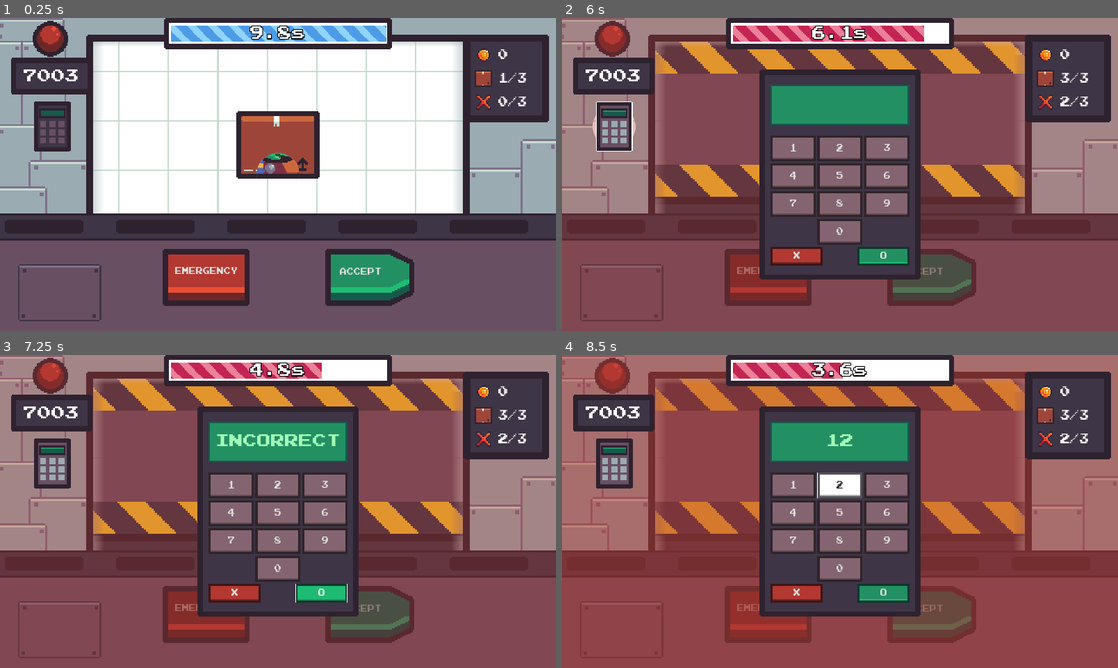
Above: before the commit, frames 1-4 (two rows, left to right).
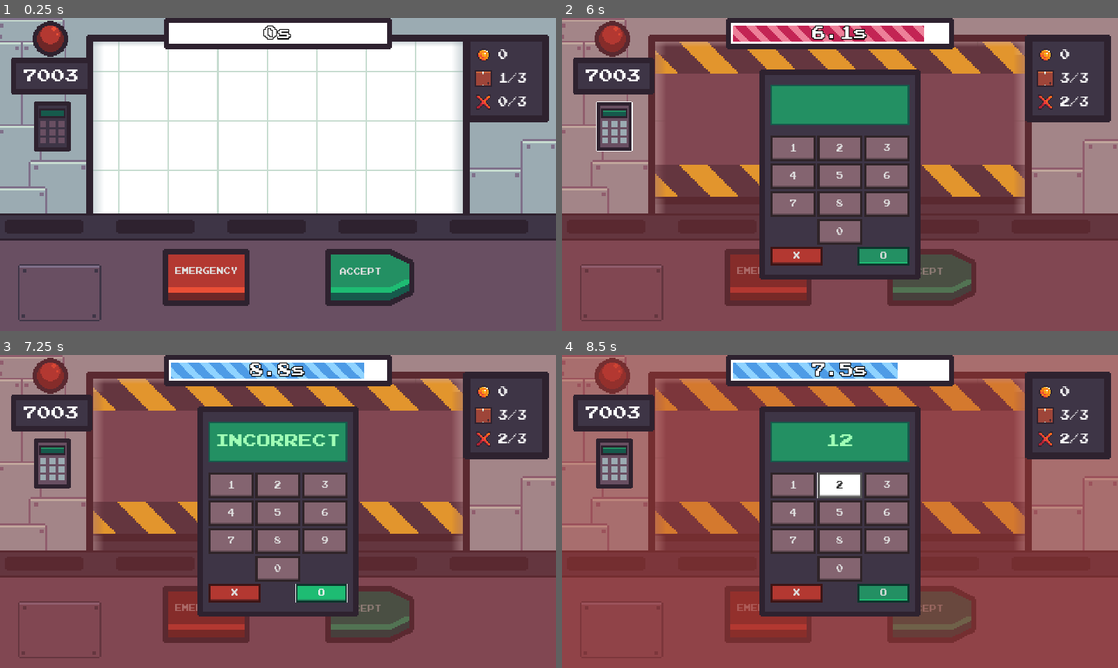
Above: after the commit, the same moments.

Repository: FixelDev/inside-out-inc
Game: Godot game, scene res://scenes/game/game.tscn
Two runs of this game, one before a commit and one after it. Both use one fixed random seed, a clock stepped at 60 frames per second and the inputs below.
Inputs (mouse positions are in pixels of both pictures, inside the frame that each line leads up to):
- Up to frame 1 (0.25 s): no input
- Up to frame 2 (6 s): click "ACCEPT" at 0.5 s; move the mouse to (962, 158) at 1.27 s; move the mouse to (728, 190) at 2.02 s; click "ACCEPT" at 2.75 s; move the mouse to (895, 105) at 3.52 s; move the mouse to (812, 237) at 4.27 s; click "EMERGENCY" at 5 s; click (612, 127) at 5.75 s
- Up to frame 3 (7.25 s): click "O" at 6.5 s
- Up to frame 4 (8.5 s): click "1" at 7.25 s; click "2" at 8 s

The runs differ from the first frame. In frame 1, 5.1% of the frame differs, in the area x 30-70%, y 2-52%; in frame 2, less than 0.1%; in frame 3, 1.6%; in frame 4, 1.4%.

Commit message:
Fixed xray, added smooth package movement on spawn

Diff:
--- a/entities/aliens/alien.tscn
+++ b/entities/aliens/alien.tscn
@@ -5,7 +5,6 @@
 [node name="Alien" type="Sprite2D"]
 light_mask = 2
 visibility_layer = 2
-z_index = 1
 region_rect = Rect2(0, 16, 16, 16)
 script = ExtResource("1_0n3s4")
 min_scale = 2.0
--- a/entities/aliens/parts/alien_part.tscn
+++ b/entities/aliens/parts/alien_part.tscn
@@ -5,5 +5,4 @@
 [node name="AlienPart" type="Sprite2D"]
 light_mask = 2
 visibility_layer = 2
-z_index = 1
 script = ExtResource("1_x42up")
--- a/entities/packages/package.tscn
+++ b/entities/packages/package.tscn
@@ -14,7 +14,6 @@
 unique_name_in_owner = true
 light_mask = 2
 visibility_layer = 2
-z_index = 1
 
 [node name="AlienPartsHolder" type="Node2D" parent="."]
 unique_name_in_owner = true
--- a/scenes/game/game.gd
+++ b/scenes/game/game.gd
@@ -39,8 +39,6 @@
 	toggle_buttons(true)
 	package_spawner.spawn_package()
 
-	time_left_progress_bar.start_timer(DayManager.current_day.normal_time_left, time_left_progress_bar.TimerType.NORMAL)
-	Globals.packages_current_count += 1
 
 
 func _on_emergency_button_pressed():
@@ -70,8 +68,9 @@
 	if Globals.strikes_current_count >= Globals.strikes_count:
 		SceneManager.load_scene(SceneManager.game_over_scene)
 
+
 func destroy_package() -> void:
-	package_spawner.current_package.queue_free()
+	package_spawner.destroy_current_package()
 
 	timer_to_spawn_package.start()
 
--- a/scenes/game/game.tscn
+++ b/scenes/game/game.tscn
@@ -546,7 +546,7 @@
 theme_override_colors/font_outline_color = Color(0, 0, 0, 1)
 theme_override_constants/outline_size = 7
 theme_override_font_sizes/font_size = 32
-text = "22.3"
+text = "0s"
 horizontal_alignment = 1
 vertical_alignment = 1
 
@@ -845,20 +845,11 @@
 scale = Vector2(2.5625, 2.5625)
 texture = ExtResource("44_qa7fk")
 
-[node name="Window2" type="Sprite2D" parent="WallWindow"]
-light_mask = 2
-visibility_layer = 2
-z_index = 1
-texture_repeat = 2
-material = ExtResource("3_h6v4r")
-position = Vector2(644, 260)
-scale = Vector2(3.56, 3.56)
-texture = ExtResource("18_4apnj")
-region_enabled = true
-region_rect = Rect2(-613, -277, 1145, 534)
-
 [node name="PackagesSpawnPoint" type="Marker2D" parent="WallWindow"]
-position = Vector2(640, 292)
+position = Vector2(640, -129)
+
+[node name="PackageDestinationPoint" type="Marker2D" parent="WallWindow"]
+position = Vector2(640, 332)
 
 [node name="EmergencyCrate" type="Node2D" parent="WallWindow"]
 position = Vector2(641, -131)
@@ -913,8 +904,9 @@
 stretch_mode = 1
 
 [node name="Xray" type="PointLight2D" parent="."]
+visible = false
 material = ExtResource("3_h6v4r")
-position = Vector2(482, 308)
+position = Vector2(626, 258)
 scale = Vector2(1.54688, 1.54688)
 energy = 0.0
 range_item_cull_mask = 2
@@ -937,12 +929,14 @@
 wait_time = 2.0
 one_shot = true
 
-[node name="PackageSpawner" type="Node2D" parent="." node_paths=PackedStringArray("package_spawn_point")]
+[node name="PackageSpawner" type="Node2D" parent="." node_paths=PackedStringArray("package_spawn_point", "package_destination_point", "xray")]
 unique_name_in_owner = true
 script = ExtResource("46_mkleq")
 packages_scenes = Array[PackedScene]([ExtResource("45_e7rc1")])
 aliens_scenes = Array[PackedScene]([ExtResource("46_fy6wy")])
 package_spawn_point = NodePath("../WallWindow/PackagesSpawnPoint")
+package_destination_point = NodePath("../WallWindow/PackageDestinationPoint")
+xray = NodePath("../Xray")
 
 [connection signal="emergency_mode_toggled" from="." to="UI/EmergencyModule" method="_on_game_emergency_mode_toggled"]
 [connection signal="emergency_mode_toggled" from="." to="WallWindow/EmergencyCrate" method="_on_game_emergency_mode_toggled"]
--- a/scenes/game/package_spawner.gd
+++ b/scenes/game/package_spawner.gd
@@ -3,8 +3,13 @@
 @export var packages_scenes: Array[PackedScene] = []
 @export var aliens_scenes: Array[PackedScene] = []
 @export var package_spawn_point: Marker2D
+@export var package_destination_point: Marker2D
+@export var xray: Node2D
+
+@onready var time_left_progress_bar: TimeLeftProgressBar = %TimeLeftProgressBar
 
 var current_package: Package
+
 
 func spawn_package() -> void:
 	var package_type: String = randomize_package_type()
@@ -19,6 +24,18 @@
 	package_spawn_point.add_child(current_package)
 	current_package.init_package(package_type)
 	current_package.global_position = package_spawn_point.global_position
+	current_package.rotation = -0.2
+	Globals.packages_current_count += 1
+
+	var tween: Tween = get_tree().create_tween()
+	tween.tween_property(current_package, "global_position:y", package_destination_point.global_position.y, 1.2).set_trans(Tween.TRANS_CUBIC)
+	tween.parallel().tween_property(current_package, "rotation", 0, 1.2).set_trans(Tween.TRANS_CUBIC)
+
+	await tween.finished
+
+
+	time_left_progress_bar.start_timer(DayManager.current_day.normal_time_left, time_left_progress_bar.TimerType.NORMAL)
+	xray.visible = true
 
 
 func randomize_package_type() -> String:
@@ -38,3 +55,4 @@
 
 func destroy_current_package() -> void:
 	current_package.queue_free()
+	xray.visible = false
